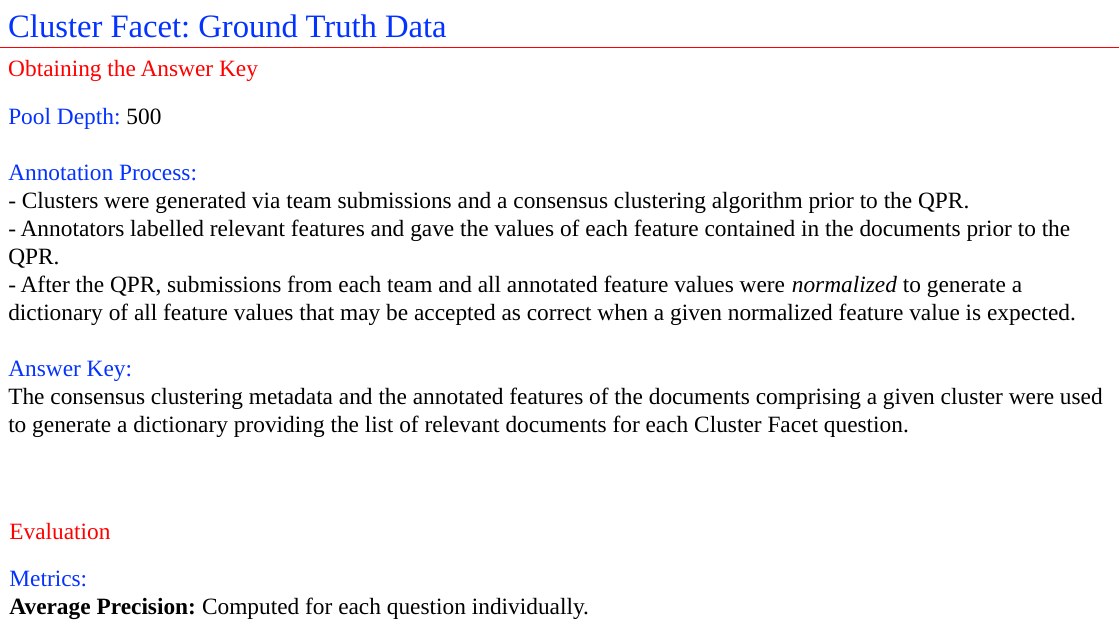
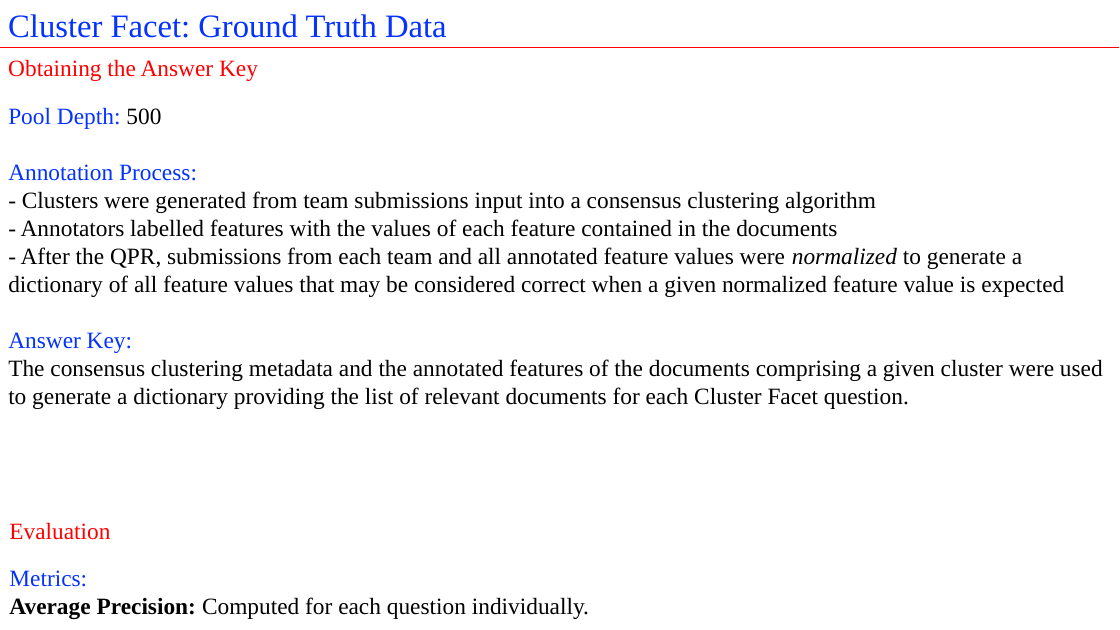
Before and after one commit to istresearch/qpr-fall-2016-eval, a slide deck: slide 20 of evaluation/Fall_2016_QPR_Post_Hoc.pptx (slide 18 before the commit). Drawn at 1120x630 pixels with LibreOffice and Linux fonts; fonts in the diff are those of the drawing. Boxes give left, top, right and bottom in pixels: in the first picture for what was removed or moved away, otherwise in the second. Text is boxed around its words. In the diff, an @@ line names an element or a change of style, - is before the commit and + after.

```diff
--- a/evaluation/Fall_2016_QPR_Post_Hoc.pptx
+++ b/evaluation/Fall_2016_QPR_Post_Hoc.pptx
@@ text at (8,191,1064,297): text changed @@
-- Clusters were generated via team submissions and a consensus clustering algorithm prior to the QPR.
-- Annotators labelled relevant features and gave the values of each feature contained in the documents prior to the QPR.
-- After the QPR, submissions from each team and all annotated feature values were normalized to generate a dictionary of all feature values that may be accepted as correct when a given normalized feature value is expected.
+- Clusters were generated from team submissions input into a consensus clustering algorithm
+- Annotators labelled features with the values of each feature contained in the documents
+- After the QPR, submissions from each team and all annotated feature values were normalized to generate a dictionary of all feature values that may be considered correct when a given normalized feature value is expected
```
Also in this commit, not shown: 29 other slides changed, 9 slides added, 2 other files.
